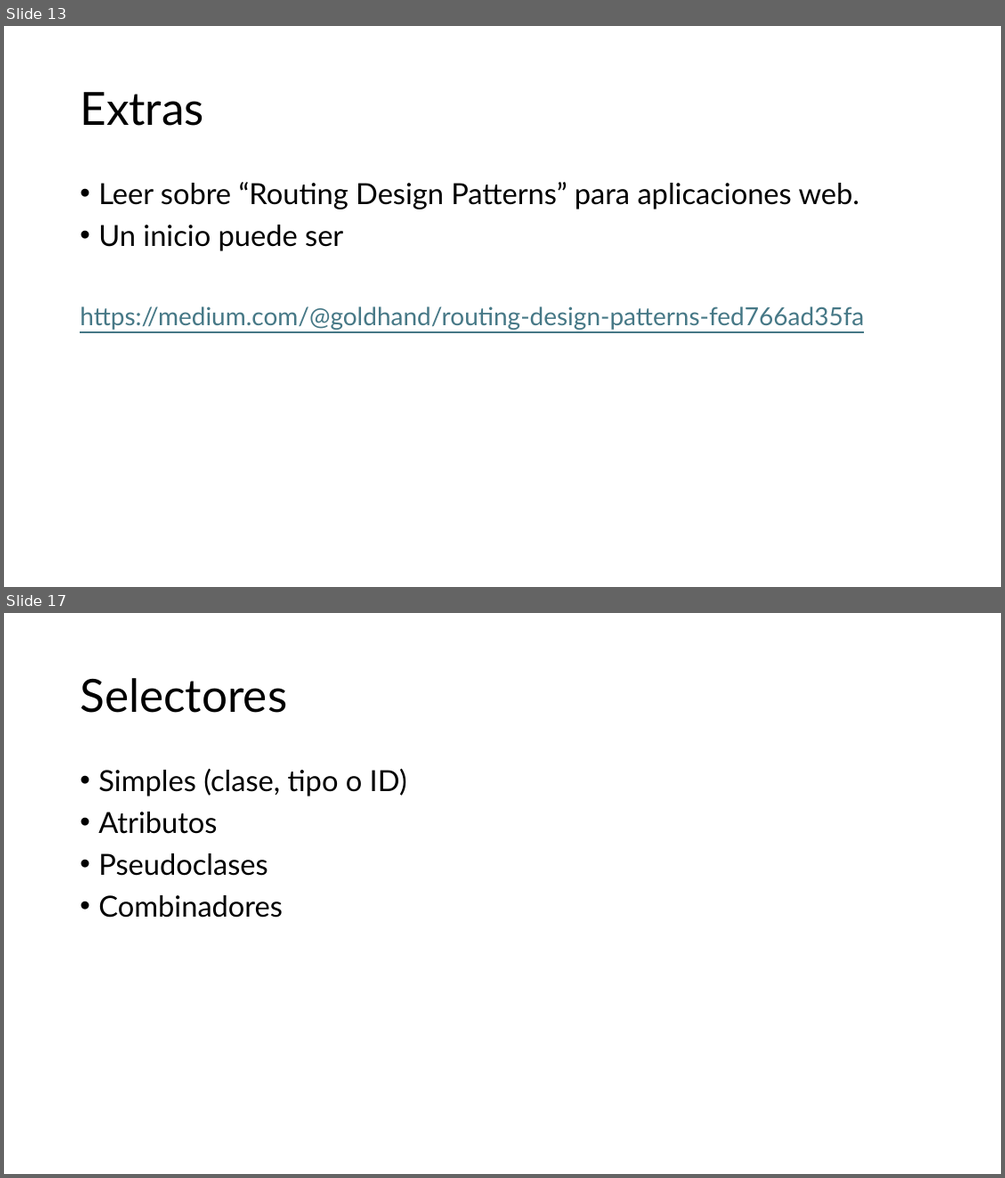
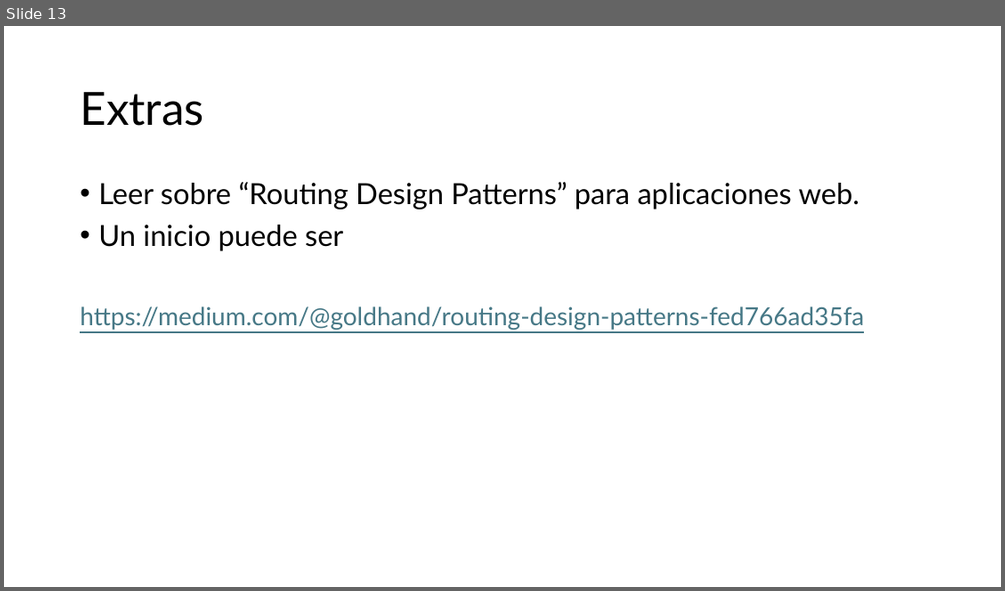
Before and after one commit to enmanuelmag/Bootcamp-FullStack, a slide deck: Unidad_2/Presentación.pptx. Shown one above the other, each under a label of ours: slides 13 and 17 before the commit, slide 13 after it; the slides between them are not shown. The pictures are 1005x1178 and 1005x591 pixels, drawn with LibreOffice and Linux fonts; fonts in the diff are those of the drawing. Boxes give left, top, right and bottom in pixels: in the first picture for what was removed or moved away, otherwise in the second. Text is boxed around its words. In the diff, an @@ line names an element or a change of style, - is before the commit and + after.

```diff
--- a/Unidad_2/Presentación.pptx
+++ b/Unidad_2/Presentación.pptx
@@ slide 17 removed at [4, 613, 1001, 1174], background #FFFFFF @@
@@ title removed at [80, 678, 287, 713] @@
-Selectores
@@ text removed at [98, 769, 407, 917] @@
-• Simples (clase, tipo o ID)
-• Atributos
-• Pseudoclases
-• Combinadores
```
Also in this commit, not shown: 8 other slides removed, 5 other files.
